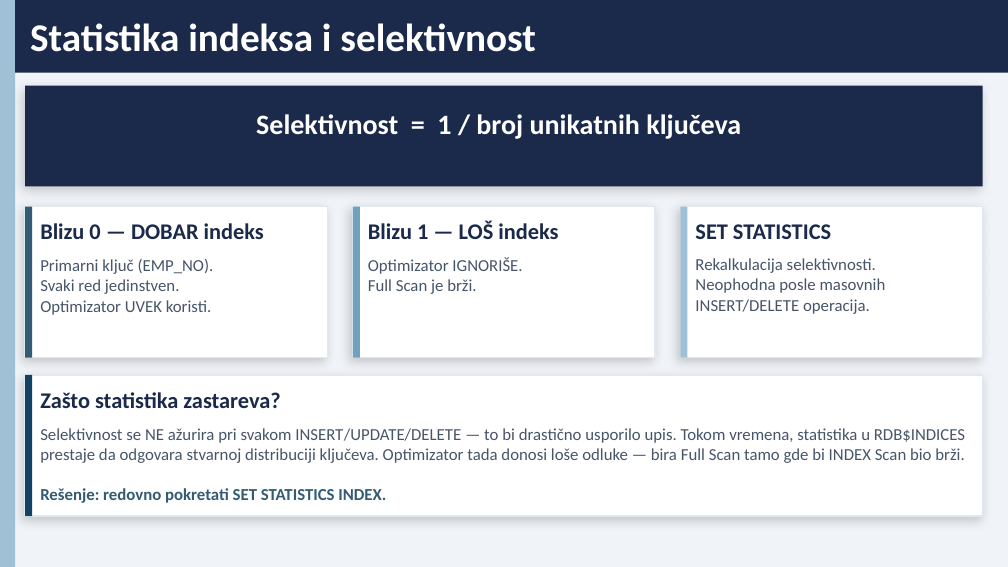
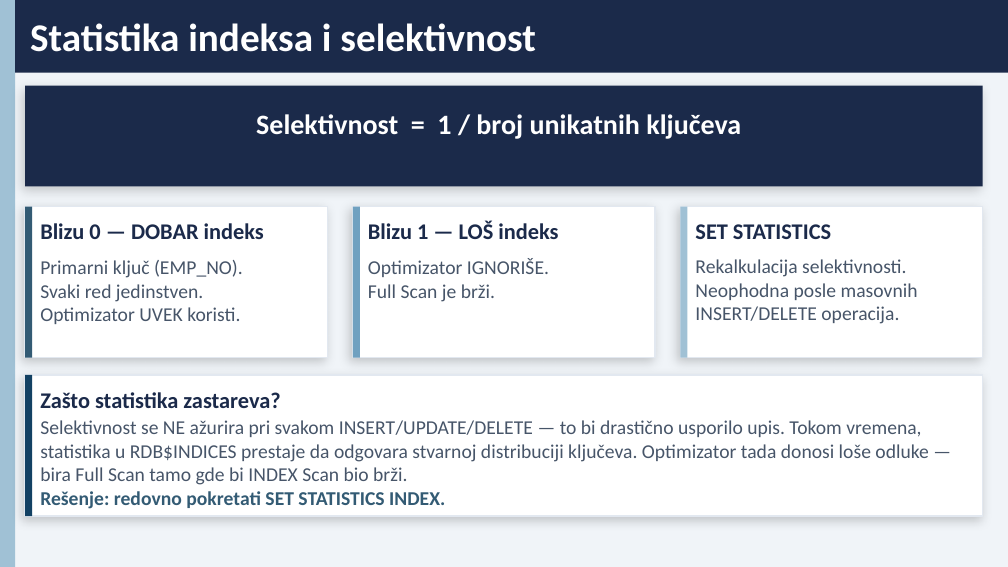
Before and after one commit to jefimija-stamenovic/subp, a slide deck: slide 10 of seminarski-1/Interna struktura i organizacija indeksa u Firebird bazi podataka.pptx. Drawn at 1008x567 pixels with LibreOffice and Linux fonts; fonts in the diff are those of the drawing. Boxes give left, top, right and bottom in pixels: in the first picture for what was removed or moved away, otherwise in the second. Text is boxed around its words. In the diff, an @@ line names an element or a change of style, - is before the commit and + after.

```diff
--- a/seminarski-1/Interna struktura i organizacija indeksa u Firebird bazi podataka.pptx
+++ b/seminarski-1/Interna struktura i organizacija indeksa u Firebird bazi podataka.pptx
@@ size 12 to 14 pt in 4 elements at box(40, 260, 243, 324), box(368, 258, 549, 302), box(695, 259, 918, 324), box(40, 420, 929, 509) @@
@@ text "Selektivnost se NE ažurira pri ...": place and size @@
-text "Selektivnost se NE ažurira pri ..." at box(40, 428, 965, 503)
+text "Selektivnost se NE ažurira pri ..." at box(40, 420, 929, 509)
```
Also in this commit, not shown: 6 other slides changed, 5 other files.
